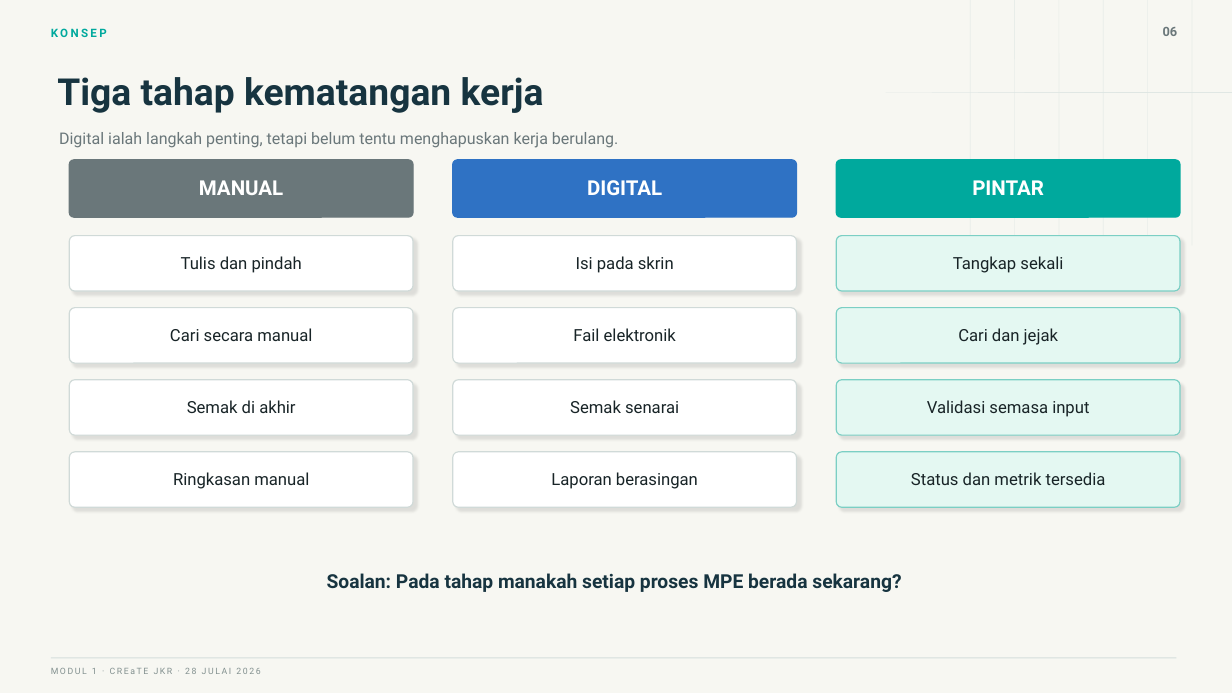
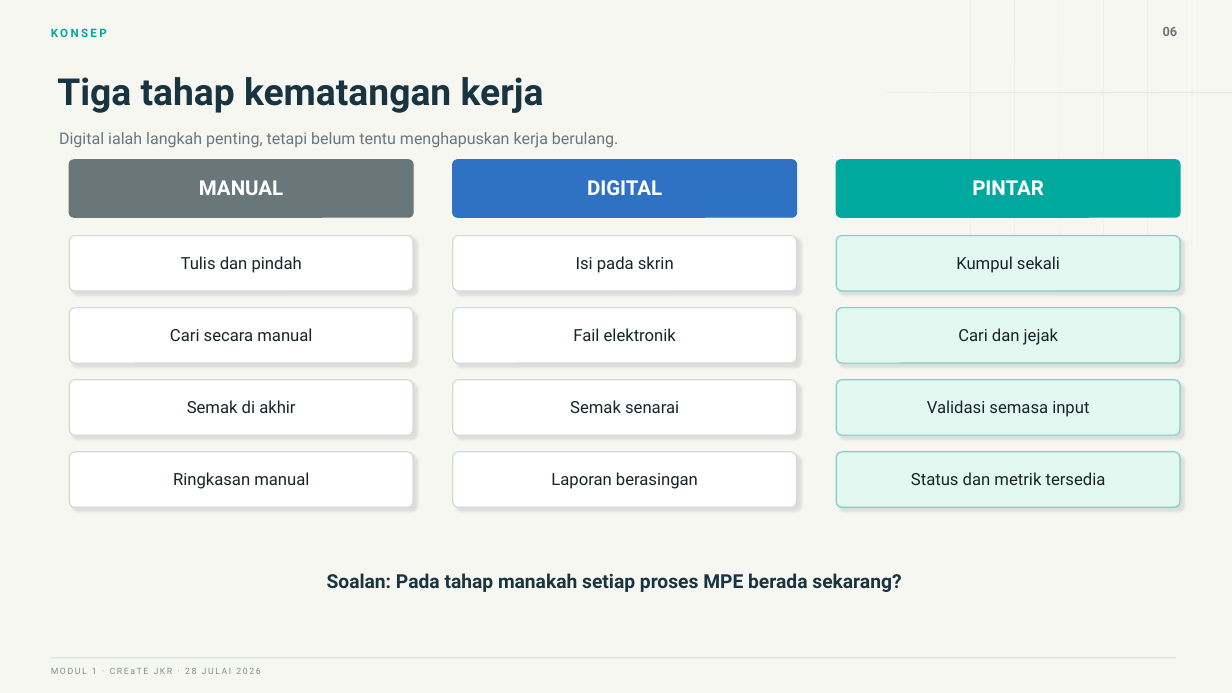
Before and after one commit to drMurtadha/jkr-create-mpe-training, a slide deck: slide 6 of Modul 1/slaid/Slaid-Modul-1-MPE.pptx. Drawn at 1232x693 pixels with LibreOffice and Linux fonts; fonts in the diff are those of the drawing. Boxes give left, top, right and bottom in pixels: in the first picture for what was removed or moved away, otherwise in the second. Text is boxed around its words. In the diff, an @@ line names an element or a change of style, - is before the commit and + after.

```diff
--- a/Modul 1/slaid/Slaid-Modul-1-MPE.pptx
+++ b/Modul 1/slaid/Slaid-Modul-1-MPE.pptx
@@ text at [956,256,1060,273]: text changed @@
-Tangkap sekali
+Kumpul sekali
```
Also in this commit, not shown: 7 other slides changed, 52 other files.
